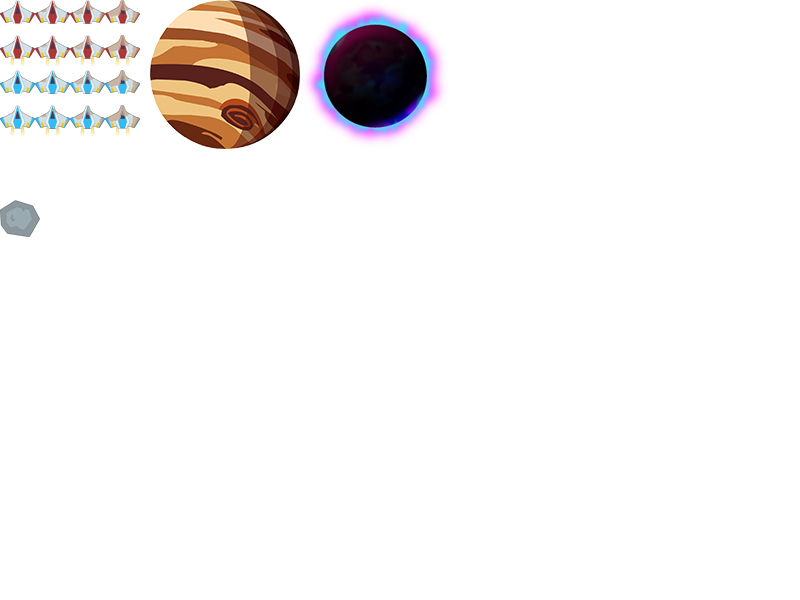
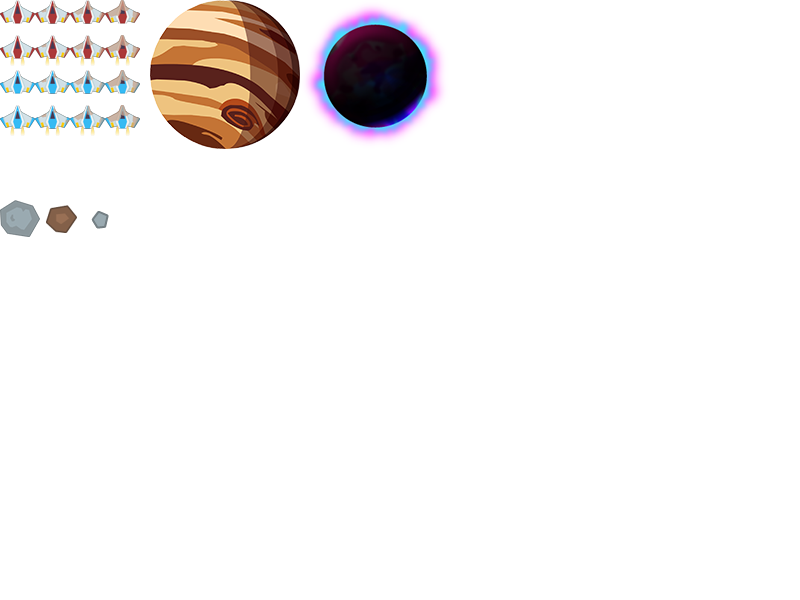
Before/after of a (800, 600) layered artwork. What changed in the layer stack:
added layer "Layer 5" in group "Astroids" over [91, 211, 109, 229]
added layer "Layer 4" in group "Astroids" over [46, 205, 77, 233]
